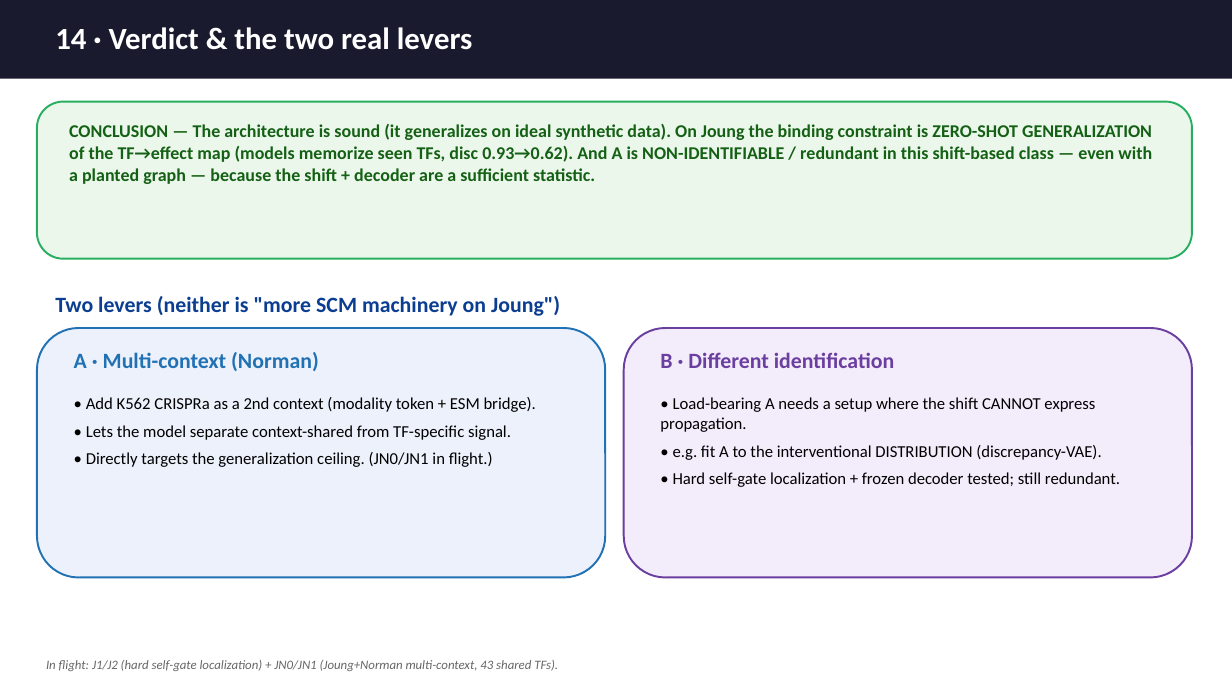
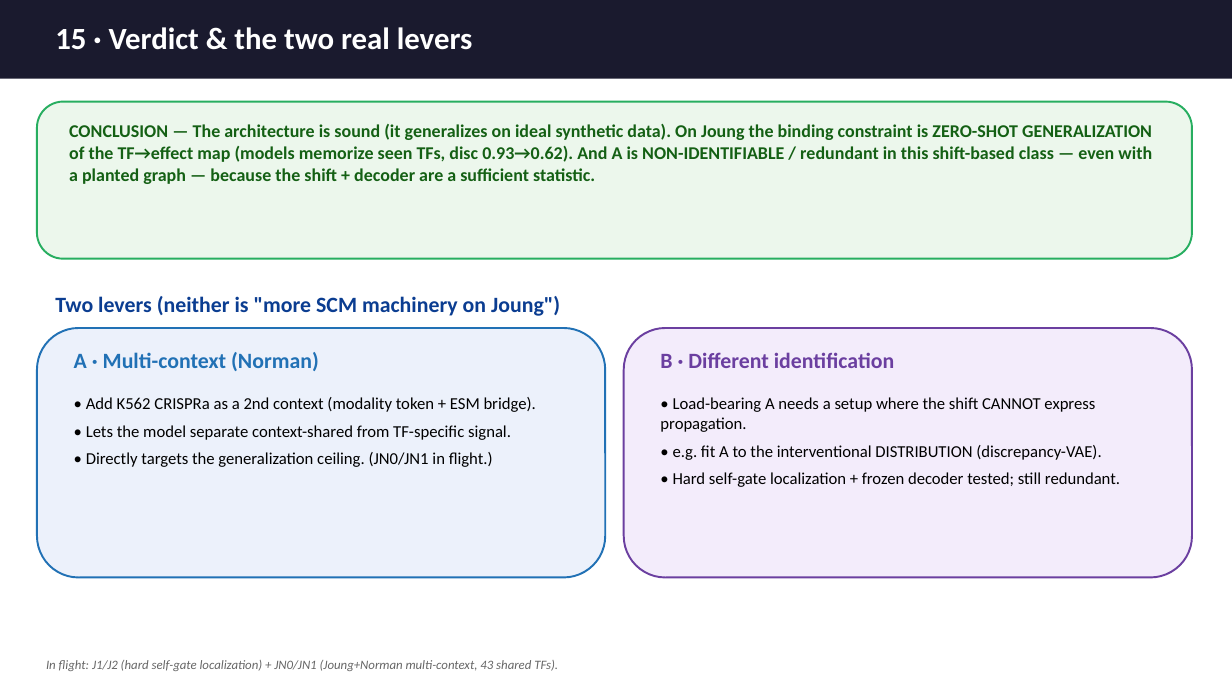
Before and after one commit to goodarzilab/scCausalRL, a slide deck: slide 15 of slides/exp20_load_bearing.pptx (slide 14 before the commit). Drawn at 1232x693 pixels with LibreOffice and Linux fonts; fonts in the diff are those of the drawing. Boxes give left, top, right and bottom in pixels: in the first picture for what was removed or moved away, otherwise in the second. Text is boxed around its words. In the diff, an @@ line names an element or a change of style, - is before the commit and + after.

```diff
--- a/slides/exp20_load_bearing.pptx
+++ b/slides/exp20_load_bearing.pptx
@@ text at <box>55,27,473,50</box>: text changed @@
-14 · Verdict & the two real levers
+15 · Verdict & the two real levers
```
Also in this commit, not shown: 8 other slides changed, 1 slide added, 10 other files.
